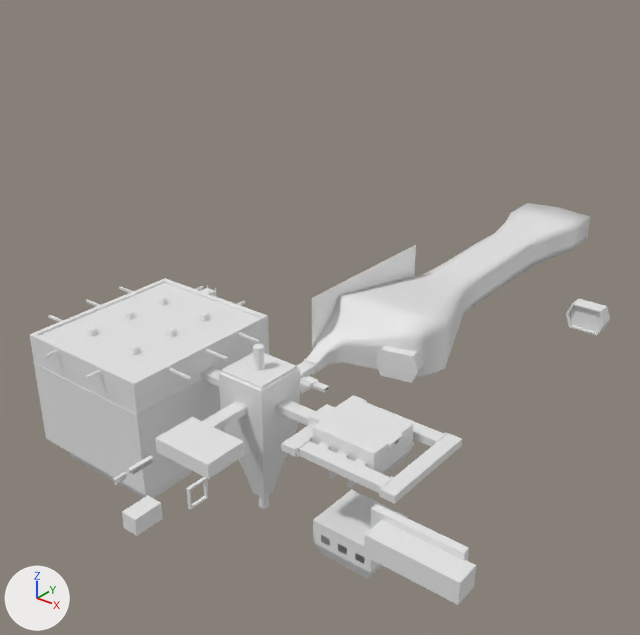
Two versions of the Blender file Assets/Models/BunkerLevel.blend, one commit apart.
Camera for both pictures: a 50 mm camera at (406.0, -434.0, 358.0) aimed at (-20.0, 99.0, 27.0). Lighting does not change. The marker at lower left points along +X, +Y and +Z.

The older version as bpy lines, for what is in view:
```python
me_cube = bpy.data.meshes.new('Cube')
me_cube.from_pydata(...)  # 44 vertices, 38 faces; spans x -21.8..21.8, y -21.8..21.8, z -91.7..24.5
me_cube.polygons.foreach_set('use_smooth', [True] * 38)
me_cube.materials.append(mat_material)  # white #e7e7e7
me_cube_047 = bpy.data.meshes.new('Cube.047')
me_cube_047.from_pydata(...)  # 12 vertices, 9 faces; spans x -9.0..42.2, y -17.8..17.8, z -9.0..2.6
me_cube_119 = bpy.data.meshes.new('Cube.119')
me_cube_119.from_pydata(...)  # a box spanning x -18.5..36.5, y -7.3..2.1, z -1.0..1.0
me_cylinder_015 = bpy.data.meshes.new('Cylinder.015')
me_cylinder_015.from_pydata(...)  # 96 vertices, 66 faces; spans x -4.2..4.2, y -4.2..4.2, z -101.6..46.4
me_cylinder_015.polygons.foreach_set('use_smooth', [True] * 66)
ob_cube = bpy.data.objects.new('Cube', me_cube)
ob_cube.location = (0.0, 0.0, 3.0)
_m = ob_cube.modifiers.new('EdgeSplit', 'EDGE_SPLIT')
ob_cube_011 = bpy.data.objects.new('Cube.011', me_cube_047)
ob_cube_011.location = (0.0, -81.0, 9.0)
ob_cube_076 = bpy.data.objects.new('Cube.076', me_cube_119)
ob_cube_076.location = (89.0, -18.0, -1.0)
ob_tower_002 = bpy.data.objects.new('Tower.002', me_cylinder_015)
ob_tower_002.location = (0.0, 0.0, 0.0)
_m = ob_tower_002.modifiers.new('EdgeSplit', 'EDGE_SPLIT')
# also in view: 'Cube.084' at (149.0, 0.0, 3.0); 'Cube.089' at (98.0, 0.0, -82.0); 'Cube.070' at (190.0, -69.0, 6.0); 'Cube.071' at (198.0, -81.0, 3.0); 'HugeDoor.001' at (62.0, 99.0, 11.0)
```
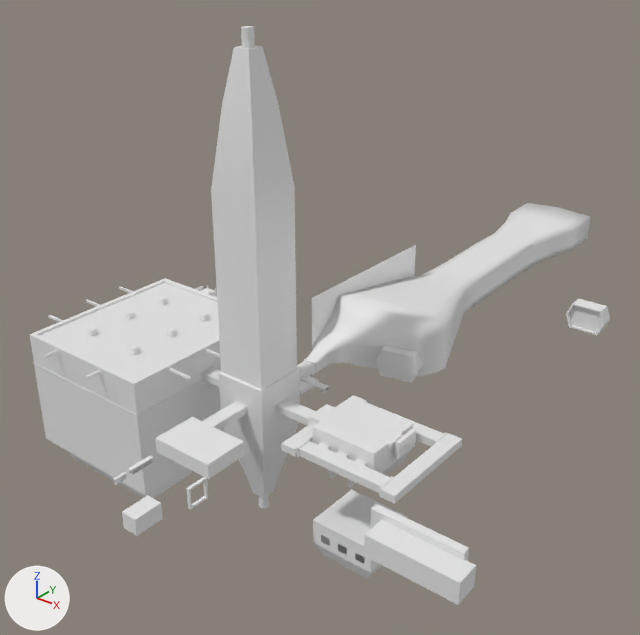
What differs and where, as boxes [x1, y1, x2, y2] in the pictures (640 x 635 px; the box of a moved part takes in the faces that stretch with it):
'Cube', reshaped (10% wider, 210% taller): before [219, 353, 300, 498]; after [211, 46, 300, 498]
'Tower.002', reshaped (71% wider, 193% taller): before [253, 344, 269, 508]; after [241, 26, 269, 508]
'Cube.076', moved (not visible before): after [395, 429, 416, 459]
part 1 of me_cube, built on: before [221, 353, 297, 389]; after [211, 46, 297, 389]
part 2 of me_cylinder_015, moved or reshaped: before [253, 344, 265, 371]; after [241, 26, 255, 48]

The edits, one by one:
me_cube is used by ob_cube; location (0.0, 0.0, 3.0).
me_cube had 44 vertices, 38 faces and spanned x -21.8..21.8, y -21.8..21.8, z -91.7..24.5.
me_cube now has 52 vertices, 46 faces and spans x -21.8..21.8, y -21.8..21.8, z -91.7..261.3.
Part 1, on me_cube:
4 vertices are removed from x -20.4..20.4, y -20.4..20.4, z 24.5.
5 faces are deleted.
12 vertices are added at x -20.4..20.4, y -20.4..20.4, z 166.4..261.3.
13 new faces join them.
me_cylinder_015 has 96 vertices, 66 faces and spans x -4.2..4.2, y -4.2..4.2, z -101.6..46.4.
me_cylinder_015 is used by ob_tower_002; location (0.0, 0.0, 0.0).
me_cylinder_015 part 2: all 32 vertices in x -4.2..4.2, y -4.2..4.2, z 46.4 are moved by (0.0, 0.0, 230.6).
Object 'Cube.076' (ob_cube_076) moves from (89.0, -18.0, -1.0) to (130.0, 8.0, 11.0).
